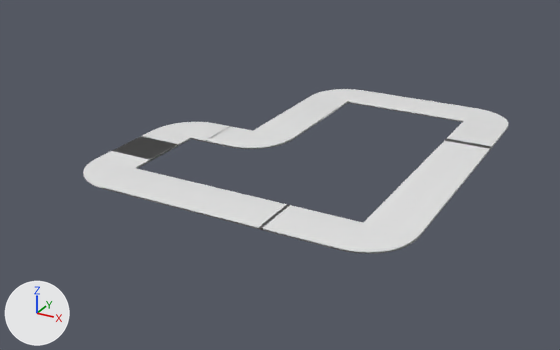
A saved change to the Blender file Shapes/Blender/track002.blend.
One viewpoint serves both versions: a camera (50 mm lens) standing at (16.1, -70.8, 24.7) and looking at (-13.3, -17.4, -2.0). The axes (+X, +Y, +Z) are drawn at lower left. The lights are the same throughout. Mesh edges are drawn as thin lines on the coarser meshes.

Names of what the first picture shows: 'Track'.
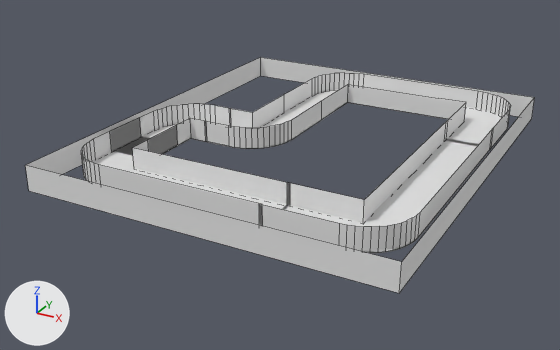
Commit message: Add track limits to the model

Boxes [x1, y1, x2, y2] around the edits, measured in the pictures (560 x 350 px):
'InLimits', added
    after: [25, 57, 534, 293]
'OutLimits', added
    after: [132, 84, 466, 222]
'Track', unchanged, covered by the edit
    before: [83, 89, 508, 254]
    after: [84, 89, 508, 254]

Edits to the bpy script that builds the scene:
```text
Add me_cube_004:
    me_cube_004.from_pydata(...)  # 192 vertices, 75 faces, 9 loose edges; spans x -1.6..1.52, y -1.89..1.77, z -2.0..2.0
Add me_cube_001:
    me_cube_001.from_pydata(...)  # 80 vertices, 23 faces, 2 loose edges; spans x -1.1..0.98, y -1.2..1.29, z -1.6..2.0
    me_cube_001.polygons.foreach_set('use_smooth', [True] * 23)
Add ob_inlimits:
    ob_inlimits = bpy.data.objects.new('InLimits', me_cube_004)
    ob_inlimits.location = (-11.43, -14.47, 1.06)
    ob_inlimits.scale = (9.64, 9.64, 0.674)
Add ob_outlimits:
    ob_outlimits = bpy.data.objects.new('OutLimits', me_cube_001)
    ob_outlimits.location = (-11.43, -14.47, 1.06)
    ob_outlimits.scale = (9.64, 9.64, 0.674)
```
